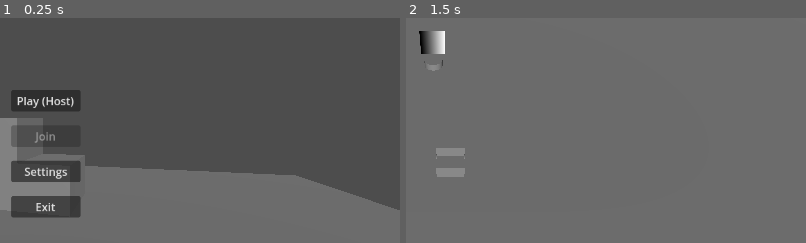
Above: before the commit, frames 1-2 (left to right).
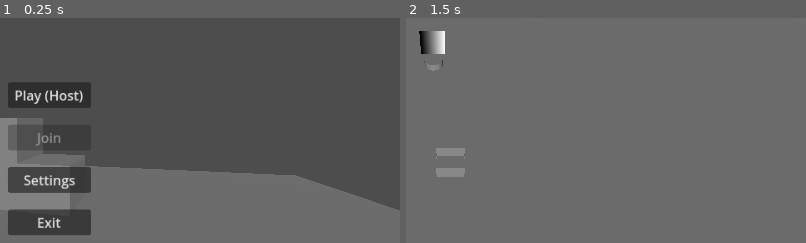
Above: after the commit, the same moments.

Repository: amb64/Godot-Overcooked
Game: Godot game, scene res://Game.tscn
Same seed, same stepped clock (60 frames per second), same inputs: the game is played once before the commit and once after it.
Inputs:
- Up to frame 1 (0.25 s): no input
- Up to frame 2 (1.5 s): tap Enter at 0.5 s; hold D (right) 0.53-1.25 s; tap E (interact) at 0.6 s; click "Play (Host)" at 1.25 s
The pictures show only the part of the screen within x 44-94%, y 27-77%; the shares and areas given below are measured in that part.

The runs differ from the first frame. In frame 1, 6.9% of the frame differs, in the area x 2-23%, y 28-97%; in frame 2, nothing differs.
Error after the commit: Invalid assignment of property or key 'visible' with value of type 'bool' on a base object of type 'null instance'. (res://src/UXUI/MainMenu.gd:6)

Commit message:
Version 5

Diff:
--- a/Overcooked/project.godot
+++ b/Overcooked/project.godot
@@ -22,6 +22,8 @@
 
 [display]
 
+window/size/viewport_width=1920
+window/size/viewport_height=1080
 window/stretch/mode="viewport"
 window/stretch/aspect="ignore"
 
--- a/Overcooked/src/UXUI/HUD.tscn
+++ b/Overcooked/src/UXUI/HUD.tscn
@@ -14,10 +14,10 @@
 
 [node name="TimerPanel" type="Panel" parent="."]
 layout_mode = 0
-offset_left = 1024.0
-offset_top = 16.0
-offset_right = 1136.0
-offset_bottom = 64.0
+offset_left = 1576.0
+offset_top = 64.0
+offset_right = 1896.0
+offset_bottom = 160.0
 
 [node name="TimerLabel" type="Label" parent="TimerPanel"]
 layout_mode = 1
@@ -36,10 +36,10 @@
 
 [node name="TipPanel" type="Panel" parent="."]
 layout_mode = 0
-offset_left = 1024.0
-offset_top = 80.0
-offset_right = 1136.0
-offset_bottom = 128.0
+offset_left = 1576.0
+offset_top = 176.0
+offset_right = 1896.0
+offset_bottom = 272.0
 
 [node name="TipLabel" type="Label" parent="TipPanel"]
 layout_mode = 1
--- a/Overcooked/src/UXUI/List.tscn
+++ b/Overcooked/src/UXUI/List.tscn
@@ -16,7 +16,7 @@
 
 [node name="TextureRect" type="TextureRect" parent="."]
 layout_mode = 0
-offset_right = 576.0
+offset_right = 896.0
 offset_bottom = 64.0
 texture = ExtResource("2_yf770")
 
@@ -26,29 +26,29 @@
 layout_mode = 1
 anchor_right = 0.125
 anchor_bottom = 0.5
-offset_left = 48.0
-offset_top = 24.0
-offset_right = 48.0
-offset_bottom = 24.0
+offset_left = 72.0
+offset_top = 16.0
+offset_right = 72.0
+offset_bottom = 16.0
 rotation = 0.194381
 
 [node name="Orders2" parent="." instance=ExtResource("1_gno1w")]
 layout_mode = 1
 anchor_right = 0.125
 anchor_bottom = 0.5
-offset_left = 168.0
-offset_top = 48.0
-offset_right = 168.0
-offset_bottom = 48.0
+offset_left = 216.0
+offset_top = 40.0
+offset_right = 216.0
+offset_bottom = 40.0
 rotation = 0.0159701
 
 [node name="Orders3" parent="." instance=ExtResource("1_gno1w")]
 layout_mode = 1
 anchor_right = 0.125
 anchor_bottom = 0.5
-offset_left = 288.0
+offset_left = 368.0
 offset_top = 48.0
-offset_right = 288.0
+offset_right = 368.0
 offset_bottom = 48.0
 rotation = -0.0407658
 
@@ -56,9 +56,9 @@
 layout_mode = 1
 anchor_right = 0.125
 anchor_bottom = 0.5
-offset_left = 392.0
+offset_left = 528.0
 offset_top = 48.0
-offset_right = 392.0
+offset_right = 528.0
 offset_bottom = 48.0
 rotation = -0.208379
 
@@ -66,8 +66,8 @@
 layout_mode = 1
 anchor_right = 0.125
 anchor_bottom = 0.5
-offset_left = 488.0
+offset_left = 728.0
 offset_top = 32.0
-offset_right = 488.0
+offset_right = 728.0
 offset_bottom = 32.0
 rotation = -0.202548
--- a/Overcooked/src/UXUI/Lobby.gd
+++ /dev/null
@@ -1 +0,0 @@
-extends Control
--- a/Overcooked/src/UXUI/Lobby.tscn
+++ /dev/null
@@ -1,43 +0,0 @@
-[gd_scene load_steps=2 format=3 uid="uid://c84y4ct4aqumf"]
-
-[ext_resource type="Script" path="res://src/UXUI/Lobby.gd" id="1_iladn"]
-
-[node name="Lobby" type="Control"]
-layout_mode = 3
-anchors_preset = 0
-script = ExtResource("1_iladn")
-
-[node name="Control" type="Control" parent="."]
-layout_mode = 1
-anchors_preset = 15
-anchor_right = 1.0
-anchor_bottom = 1.0
-grow_horizontal = 2
-grow_vertical = 2
-
-[node name="ReadyButton" type="Button" parent="Control"]
-layout_mode = 0
-offset_left = 1040.0
-offset_top = 560.0
-offset_right = 1120.0
-offset_bottom = 591.0
-text = "Ready up"
-
-[node name="ChefButton" type="Button" parent="Control"]
-visible = false
-layout_mode = 0
-offset_left = 1040.0
-offset_top = 32.0
-offset_right = 1084.0
-offset_bottom = 63.0
-text = "Chefs"
-
-[node name="LeaveButton" type="Button" parent="Control"]
-layout_mode = 0
-offset_left = 32.0
-offset_top = 560.0
-offset_right = 85.0
-offset_bottom = 591.0
-text = "Leave"
-
-[connection signal="pressed" from="Control/ReadyButton" to="." method="_on_ready_button_pressed"]
--- a/Overcooked/src/UXUI/MainMenu.tscn
+++ b/Overcooked/src/UXUI/MainMenu.tscn
@@ -1,8 +1,7 @@
-[gd_scene load_steps=7 format=3 uid="uid://b1w811aaok70t"]
+[gd_scene load_steps=6 format=3 uid="uid://b1w811aaok70t"]
 
 [ext_resource type="Script" path="res://src/UXUI/MainMenu.gd" id="1_lec4c"]
 [ext_resource type="PackedScene" uid="uid://bqjbtsu1jcben" path="res://src/UXUI/OptionsMenu.tscn" id="2_qob6l"]
-[ext_resource type="PackedScene" uid="uid://c84y4ct4aqumf" path="res://src/UXUI/Lobby.tscn" id="3_xrffy"]
 
 [sub_resource type="PlaneMesh" id="PlaneMesh_oi2if"]
 
@@ -21,11 +20,17 @@
 offset_bottom = 40.0
 
 [node name="VBoxContainer" type="VBoxContainer" parent="Menu"]
-layout_mode = 0
-offset_left = 528.0
-offset_top = 280.0
-offset_right = 628.0
-offset_bottom = 464.0
+layout_mode = 1
+anchors_preset = -1
+anchor_left = 21.8
+anchor_top = 11.2
+anchor_right = 26.8
+anchor_bottom = 20.4
+offset_left = -6.10352e-05
+offset_top = -3.05176e-05
+offset_right = -100.0
+offset_bottom = -184.0
+scale = Vector2(2, 2)
 theme_override_constants/separation = 20
 alignment = 1
 
@@ -47,8 +52,6 @@
 text = "Exit"
 
 [node name="OptionsMenu" parent="." instance=ExtResource("2_qob6l")]
-
-[node name="Lobby" parent="." instance=ExtResource("3_xrffy")]
 visible = false
 
 [node name="Node3D" type="Node3D" parent="."]
--- a/Overcooked/src/UXUI/OptionsMenu.tscn
+++ b/Overcooked/src/UXUI/OptionsMenu.tscn
@@ -23,10 +23,11 @@
 
 [node name="VBoxContainer" type="VBoxContainer" parent="Menu"]
 layout_mode = 0
-offset_left = 528.0
-offset_top = 280.0
-offset_right = 628.0
-offset_bottom = 430.0
+offset_left = 864.0
+offset_top = 384.0
+offset_right = 964.0
+offset_bottom = 534.0
+scale = Vector2(2, 2)
 
 [node name="VideoButton" type="Button" parent="Menu/VBoxContainer"]
 layout_mode = 2
@@ -55,10 +56,11 @@
 
 [node name="VBoxContainer" type="VBoxContainer" parent="Video"]
 layout_mode = 0
-offset_left = 576.0
-offset_top = 280.0
-offset_right = 676.0
-offset_bottom = 395.0
+offset_left = 968.0
+offset_top = 384.0
+offset_right = 1183.0
+offset_bottom = 541.0
+scale = Vector2(2, 2)
 
 [node name="ResolutionOptionButton" type="OptionButton" parent="Video/VBoxContainer"]
 layout_mode = 2
@@ -95,42 +97,47 @@
 
 [node name="Label" type="Label" parent="Video"]
 layout_mode = 2
-offset_left = 352.0
-offset_top = 289.0
-offset_right = 565.0
-offset_bottom = 315.0
+offset_left = 544.0
+offset_top = 392.0
+offset_right = 757.0
+offset_bottom = 418.0
+scale = Vector2(2, 2)
 text = "Resolution"
 
 [node name="Label2" type="Label" parent="Video"]
 layout_mode = 2
-offset_left = 352.0
-offset_top = 316.0
-offset_right = 565.0
-offset_bottom = 342.0
+offset_left = 544.0
+offset_top = 455.0
+offset_right = 757.0
+offset_bottom = 481.0
+scale = Vector2(2, 2)
 text = "Screen"
 
 [node name="Label3" type="Label" parent="Video"]
 layout_mode = 2
-offset_left = 352.0
-offset_top = 343.0
-offset_right = 565.0
-offset_bottom = 369.0
+offset_left = 544.0
+offset_top = 535.0
+offset_right = 757.0
+offset_bottom = 561.0
+scale = Vector2(2, 2)
 text = "Colour blindness"
 
 [node name="Label4" type="Label" parent="Video"]
 layout_mode = 0
-offset_left = 352.0
-offset_top = 384.0
-offset_right = 397.0
-offset_bottom = 410.0
+offset_left = 544.0
+offset_top = 583.0
+offset_right = 589.0
+offset_bottom = 609.0
+scale = Vector2(2, 2)
 text = "Vsync"
 
 [node name="Label5" type="Label" parent="Video"]
 layout_mode = 0
-offset_left = 352.0
-offset_top = 416.0
-offset_right = 454.0
-offset_bottom = 442.0
+offset_left = 544.0
+offset_top = 647.0
+offset_right = 646.0
+offset_bottom = 673.0
+scale = Vector2(2, 2)
 text = "Screen shake"
 
 [node name="Audio" type="Control" parent="."]
@@ -141,10 +148,11 @@
 
 [node name="VBoxContainer" type="VBoxContainer" parent="Audio"]
 layout_mode = 0
-offset_left = 528.0
-offset_top = 288.0
-offset_right = 680.0
-offset_bottom = 344.0
+offset_left = 912.0
+offset_top = 440.0
+offset_right = 1064.0
+offset_bottom = 496.0
+scale = Vector2(2, 2)
 
 [node name="MasterSlider" type="HSlider" parent="Audio/VBoxContainer"]
 layout_mode = 2
@@ -163,26 +171,29 @@
 
 [node name="Label" type="Label" parent="Audio"]
 layout_mode = 2
-offset_left = 408.0
-offset_top = 272.0
-offset_right = 560.0
-offset_bottom = 298.0
+offset_left = 648.0
+offset_top = 432.0
+offset_right = 800.0
+offset_bottom = 458.0
+scale = Vector2(2, 2)
 text = "Master volime"
 
 [node name="Label2" type="Label" parent="Audio"]
 layout_mode = 2
-offset_left = 408.0
-offset_top = 302.0
-offset_right = 560.0
-offset_bottom = 328.0
+offset_left = 648.0
+offset_top = 472.0
+offset_right = 800.0
+offset_bottom = 498.0
+scale = Vector2(2, 2)
 text = "Music volume"
 
 [node name="Label3" type="Label" parent="Audio"]
 layout_mode = 2
-offset_left = 408.0
-offset_top = 332.0
-offset_right = 560.0
-offset_bottom = 358.0
+offset_left = 648.0
+offset_top = 512.0
+offset_right = 800.0
+offset_bottom = 538.0
+scale = Vector2(2, 2)
 text = "SFX volume"
 
 [node name="Controls" type="Control" parent="."]
@@ -193,91 +204,105 @@
 
 [node name="VBoxContainer" type="VBoxContainer" parent="Controls"]
 layout_mode = 0
-offset_left = 520.0
-offset_top = 232.0
-offset_right = 560.0
-offset_bottom = 370.0
+offset_left = 1024.0
+offset_top = 192.0
+offset_right = 1064.0
+offset_bottom = 438.0
+scale = Vector2(2, 2)
 theme_override_constants/separation = 12
 alignment = 1
 
 [node name="InputButton" parent="Controls/VBoxContainer" instance=ExtResource("2_ryc7h")]
 layout_mode = 2
+text = "#"
 
 [node name="InputButton2" parent="Controls/VBoxContainer" instance=ExtResource("2_ryc7h")]
 layout_mode = 2
+text = "#"
 action = "backward"
 
 [node name="InputButton3" parent="Controls/VBoxContainer" instance=ExtResource("2_ryc7h")]
 layout_mode = 2
+text = "#"
 action = "left"
 
 [node name="InputButton4" parent="Controls/VBoxContainer" instance=ExtResource("2_ryc7h")]
 layout_mode = 2
+text = "#"
 action = "right"
 
 [node name="InputButton5" parent="Controls/VBoxContainer" instance=ExtResource("2_ryc7h")]
 layout_mode = 2
+text = "#"
 action = "interact"
 
 [node name="InputButton6" parent="Controls/VBoxContainer" instance=ExtResource("2_ryc7h")]
 layout_mode = 2
+text = "#"
 action = "escape"
 
 [node name="Label" type="Label" parent="Controls"]
 layout_mode = 2
-offset_left = 384.0
-offset_top = 248.0
-offset_right = 461.0
-offset_bottom = 274.0
+offset_left = 872.0
+offset_top = 200.0
+offset_right = 949.0
+offset_bottom = 226.0
+scale = Vector2(2, 2)
 text = "Forward"
 
 [node name="Label2" type="Label" parent="Controls"]
 layout_mode = 2
-offset_left = 384.0
-offset_top = 278.0
-offset_right = 461.0
-offset_bottom = 304.0
+offset_left = 872.0
+offset_top = 288.0
+offset_right = 949.0
+offset_bottom = 314.0
+scale = Vector2(2, 2)
 text = "Backward"
 
 [node name="Label3" type="Label" parent="Controls"]
 layout_mode = 2
-offset_left = 384.0
-offset_top = 308.0
-offset_right = 461.0
-offset_bottom = 334.0
+offset_left = 872.0
+offset_top = 376.0
+offset_right = 949.0
+offset_bottom = 402.0
+scale = Vector2(2, 2)
 text = "Left"
 
 [node name="Label4" type="Label" parent="Controls"]
 layout_mode = 2
-offset_left = 384.0
-offset_top = 338.0
-offset_right = 461.0
-offset_bottom = 364.0
+offset_left = 872.0
+offset_top = 464.0
+offset_right = 949.0
+offset_bottom = 490.0
+scale = Vector2(2, 2)
 text = "Right"
 
 [node name="Label5" type="Label" parent="Controls"]
 layout_mode = 2
-offset_left = 384.0
-offset_top = 368.0
-offset_right = 461.0
-offset_bottom = 394.0
+offset_left = 872.0
+offset_top = 544.0
+offset_right = 949.0
+offset_bottom = 570.0
+scale = Vector2(2, 2)
 text = "Interact"
 
 [node name="Label6" type="Label" parent="Controls"]
 layout_mode = 0
-offset_left = 384.0
-offset_top = 400.0
-offset_right = 431.0
-offset_bottom = 426.0
+offset_left = 872.0
+offset_top = 624.0
+offset_right = 926.0
+offset_bottom = 650.0
+scale = Vector2(2, 2)
 text = "Escape"
 
 [node name="BackButton" type="Button" parent="."]
 visible = false
 layout_mode = 0
-offset_left = 536.0
-offset_top = 472.0
-offset_right = 573.0
-offset_bottom = 503.0
+offset_left = 896.0
+offset_top = 744.0
+offset_right = 992.0
+offset_bottom = 775.0
+scale = Vector2(2, 2)
 text = "Exit"
 
 [connection signal="pressed" from="Menu/VBoxContainer/VideoButton" to="." method="_on_video_button_pressed"]
--- a/Overcooked/src/UXUI/PauseMenu.tscn
+++ b/Overcooked/src/UXUI/PauseMenu.tscn
@@ -20,8 +20,10 @@
 [node name="ColorRect" type="ColorRect" parent="Menu"]
 layout_mode = 1
 anchors_preset = -1
-anchor_right = 28.8
-anchor_bottom = 16.2
+anchor_right = 48.0
+anchor_bottom = 27.0
+offset_right = -0.00012207
+offset_bottom = -0.00012207
 color = Color(0, 0, 0, 0.239216)
 
 [node name="VBoxContainer" type="VBoxContainer" parent="Menu"]
@@ -30,10 +32,11 @@
 anchor_top = 6.4
 anchor_right = 28.8
 anchor_bottom = 16.2
-offset_left = 560.0
-offset_top = 24.0
-offset_right = -522.0
-offset_bottom = -267.0
+offset_left = 864.0
+offset_top = 144.0
+offset_right = -218.0
+offset_bottom = -115.0
+scale = Vector2(2, 2)
 theme_override_constants/separation = 20
 
 [node name="ReturnButton" type="Button" parent="Menu/VBoxContainer"]
--- a/Overcooked/src/UXUI/UXUIManagement.tscn
+++ /dev/null
@@ -1,3 +0,0 @@
-[gd_scene format=3 uid="uid://20eg6jgono83"]
-
-[node name="UXUIManagement" type="Node"]
--- a/Overcooked/src/UXUI/cout_down_ui.tscn
+++ b/Overcooked/src/UXUI/cout_down_ui.tscn
@@ -22,7 +22,7 @@
 grow_vertical = 2
 
 [node name="Particle1" type="CPUParticles2D" parent="."]
-position = Vector2(576, 320)
+position = Vector2(960, 512)
 emitting = false
 amount = 1
 lifetime = 0.8
@@ -33,7 +33,7 @@
 color_ramp = SubResource("Gradient_3avgx")
 
 [node name="Particle2" type="CPUParticles2D" parent="."]
-position = Vector2(576, 320)
+position = Vector2(960, 512)
 emitting = false
 amount = 1
 lifetime = 0.8
@@ -44,7 +44,7 @@
 color_ramp = SubResource("Gradient_3avgx")
 
 [node name="Particle3" type="CPUParticles2D" parent="."]
-position = Vector2(576, 320)
+position = Vector2(960, 512)
 emitting = false
 amount = 1
 lifetime = 0.8
@@ -55,7 +55,7 @@
 color_ramp = SubResource("Gradient_3avgx")
 
 [node name="ParticleGo" type="CPUParticles2D" parent="."]
-position = Vector2(576, 320)
+position = Vector2(960, 512)
 emitting = false
 amount = 1
 lifetime = 0.8
